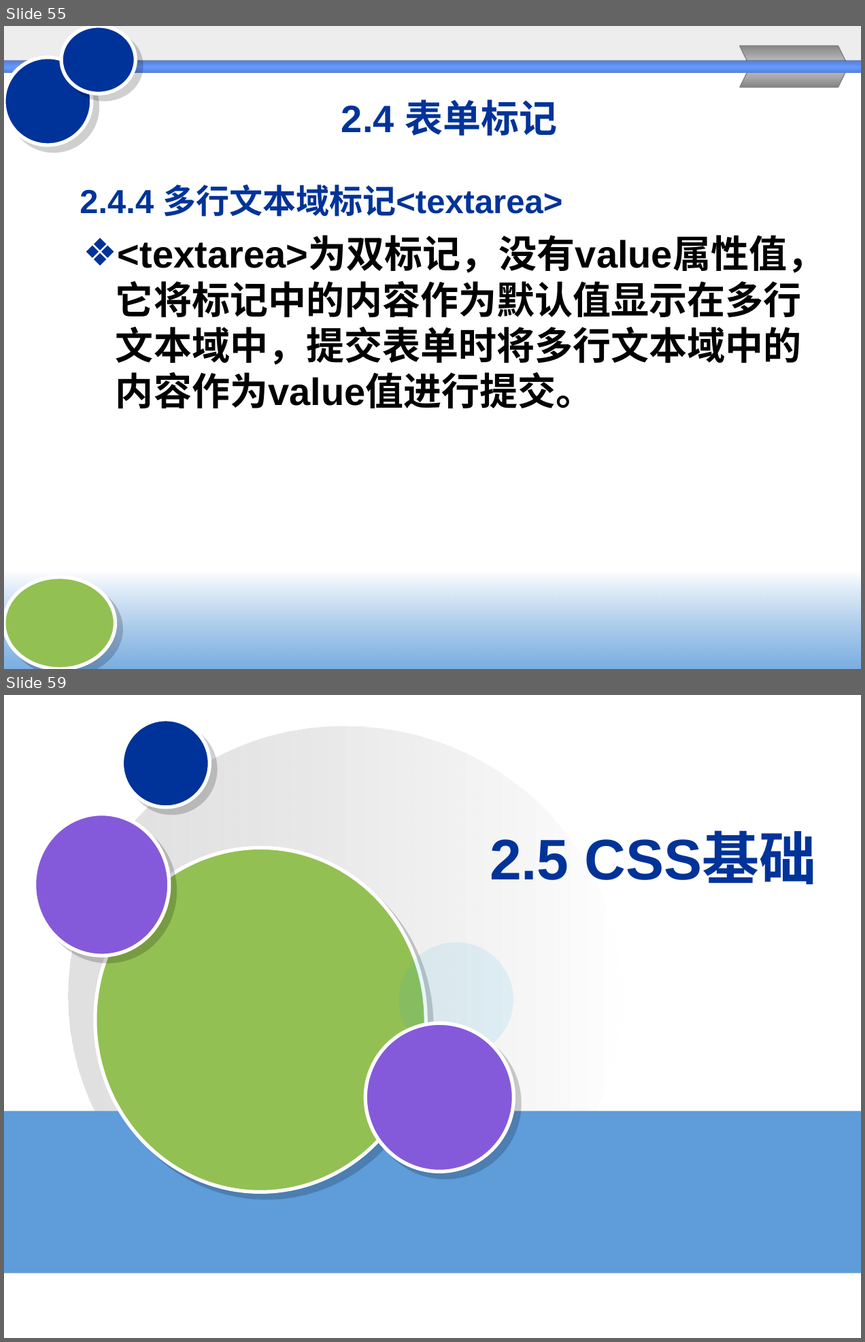
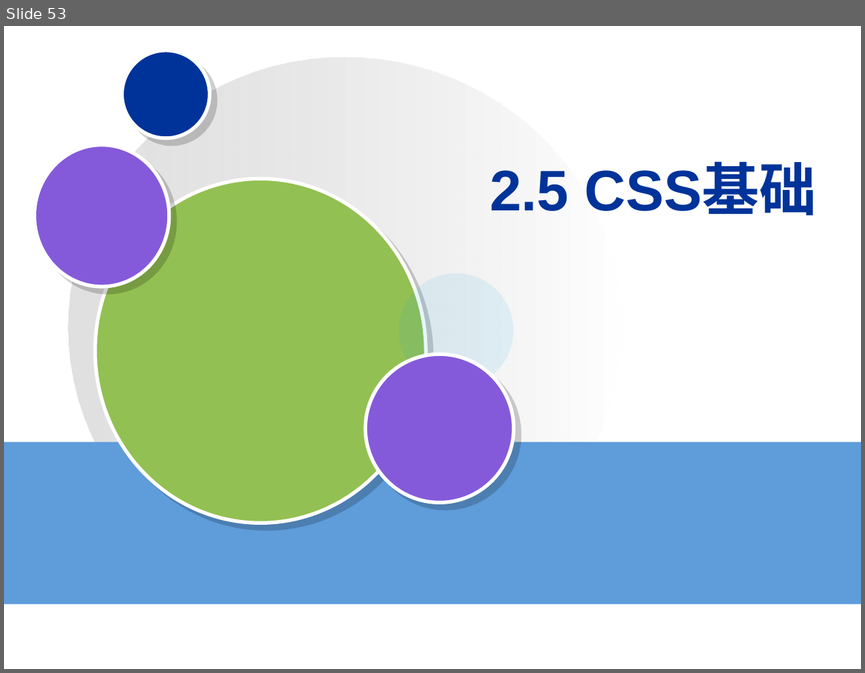
Before and after one commit to Chencao0928/Web-, a slide deck: chapter2/2HTML与CSS.pptx. Shown one above the other, each under a label of ours: slides 55 and 59 before the commit, slide 53 after it; the slides between them are not shown. The pictures are 865x1342 and 865x673 pixels, drawn with LibreOffice and Linux fonts; fonts in the diff are those of the drawing; background and template pictures are left out. Boxes give left, top, right and bottom in pixels: in the first picture for what was removed or moved away, otherwise in the second. Text is boxed around its words. In the diff, an @@ line names an element or a change of style, - is before the commit and + after.

```diff
--- a/chapter2/2HTML与CSS.pptx
+++ b/chapter2/2HTML与CSS.pptx
@@ slide 55 removed at box(4, 26, 861, 669), background #FFFFFF @@
@@ rectangle removed at box(4, 26, 861, 71) @@
@@ ellipse removed at box(4, 42, 107, 159) @@
@@ ellipse removed at box(61, 26, 136, 94) @@
@@ freeform shape removed at box(739, 46, 847, 63) @@
@@ rectangle removed at box(4, 60, 861, 72) @@
@@ rectangle removed at box(4, 61, 861, 73) @@
@@ freeform shape removed at box(740, 70, 847, 87) @@
@@ text removed at box(341, 99, 557, 135) @@
-2.4 表单标记
@@ text removed at box(79, 184, 562, 216) @@
-2.4.4 多行文本域标记<textarea>
@@ text removed at box(116, 237, 825, 408) @@
-❖ <textarea>为双标记，没有value属性值，它将标记中的内容作为默认值显示在多行文本域中，提交表单时将多行文本域中的内容作为value值进行提交。
@@ rectangle removed at box(4, 570, 861, 669) @@
@@ ellipse removed at box(4, 577, 116, 669) @@
@@ what was slide 59 is now slide 53 @@
```
Also in this commit, not shown: 37 slides changed, 6 other slides removed, 4 other files.
